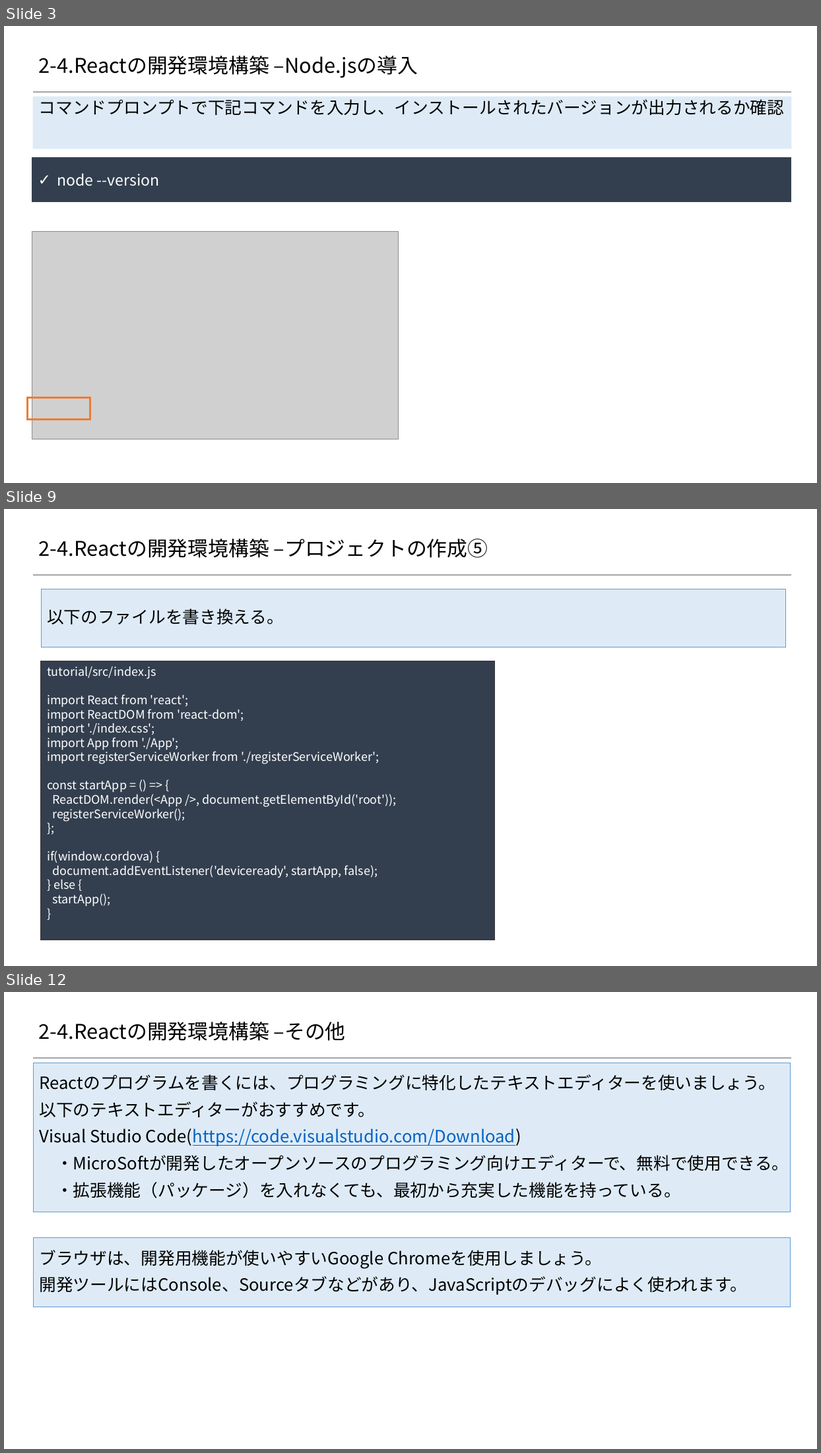
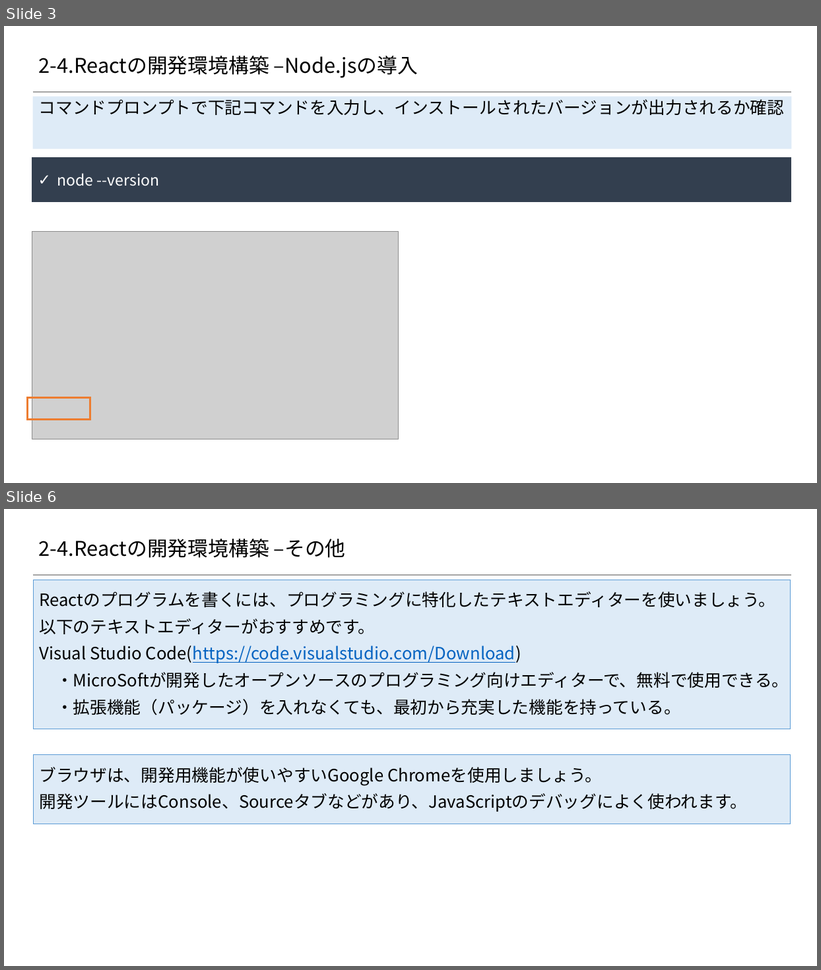
Before and after one commit to 2018SYSTEMI34/diary, a slide deck: doc/02_SlideShare/01.ネタ/２_Reactの基礎/2-4_React開発環境構築手順.pptx. Shown one above the other, each under a label of ours: slides 3, 9 and 12 before the commit, slides 3 and 6 after it; the slides between them are not shown. The pictures are 821x1453 and 821x970 pixels, drawn with LibreOffice and Linux fonts; fonts in the diff are those of the drawing; grey boxes stand for pictures; background and template pictures are left out. Boxes give left, top, right and bottom in pixels: in the first picture for what was removed or moved away, otherwise in the second. Text is boxed around its words. In the diff, an @@ line names an element or a change of style, - is before the commit and + after.

Commit message:
開発環境構築手順修正

```diff
--- a/doc/02_SlideShare/01.ネタ/２_Reactの基礎/2-4_React開発環境構築手順.pptx
+++ b/doc/02_SlideShare/01.ネタ/２_Reactの基礎/2-4_React開発環境構築手順.pptx
@@ slide 9 removed at bbox=[4, 509, 817, 966], background #FFFFFF; not listed: 1 template element that a slide beside it also shows @@
@@ title removed at bbox=[39, 539, 488, 558] @@
-2-4.Reactの開発環境構築 –プロジェクトの作成⑤
@@ rectangle removed at bbox=[41, 589, 786, 647] @@
-以下のファイルを書き換える。
@@ rectangle removed at bbox=[41, 661, 495, 940] @@
-tutorial/src/index.js
-import React from 'react';
-import ReactDOM from 'react-dom';
-import './index.css';
-import App from './App';
-import registerServiceWorker from './registerServiceWorker';
-const startApp = () => {
-ReactDOM.render(<App />, document.getElementById('root'));
-registerServiceWorker();
-};
-if(window.cordova) {
-document.addEventListener('deviceready', startApp, false);
-} else {
-startApp();
-}
@@ what was slide 12 is now slide 6 @@
```
Also in this commit, not shown: 2 slides changed, 5 other slides removed.
